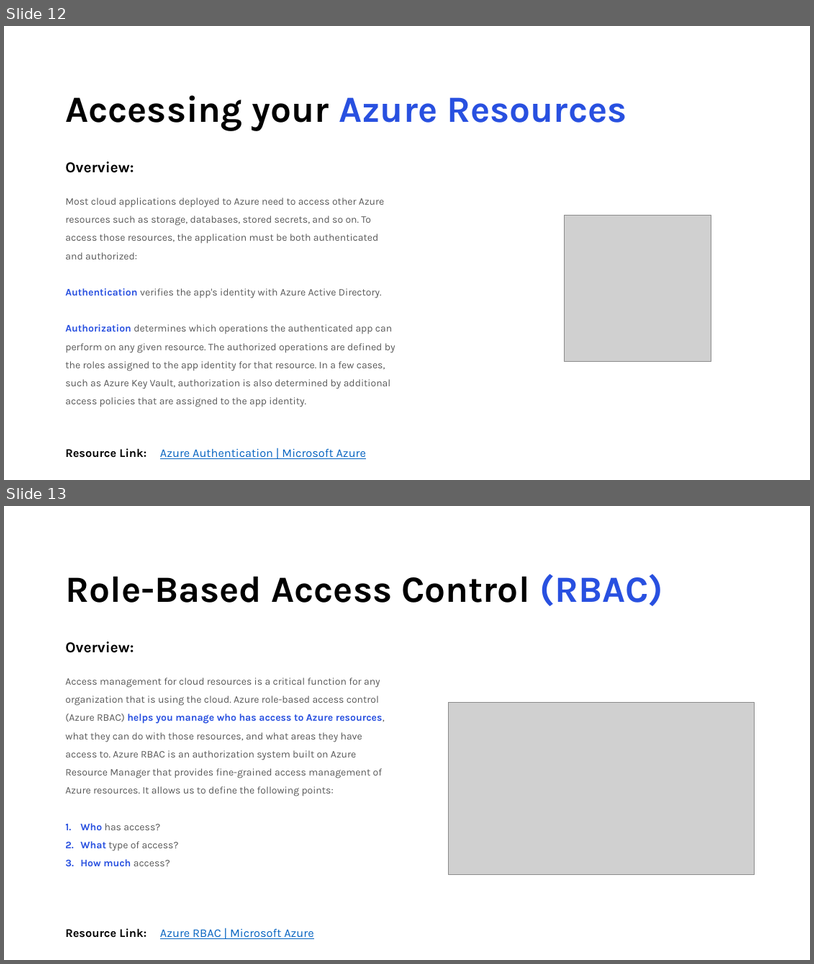
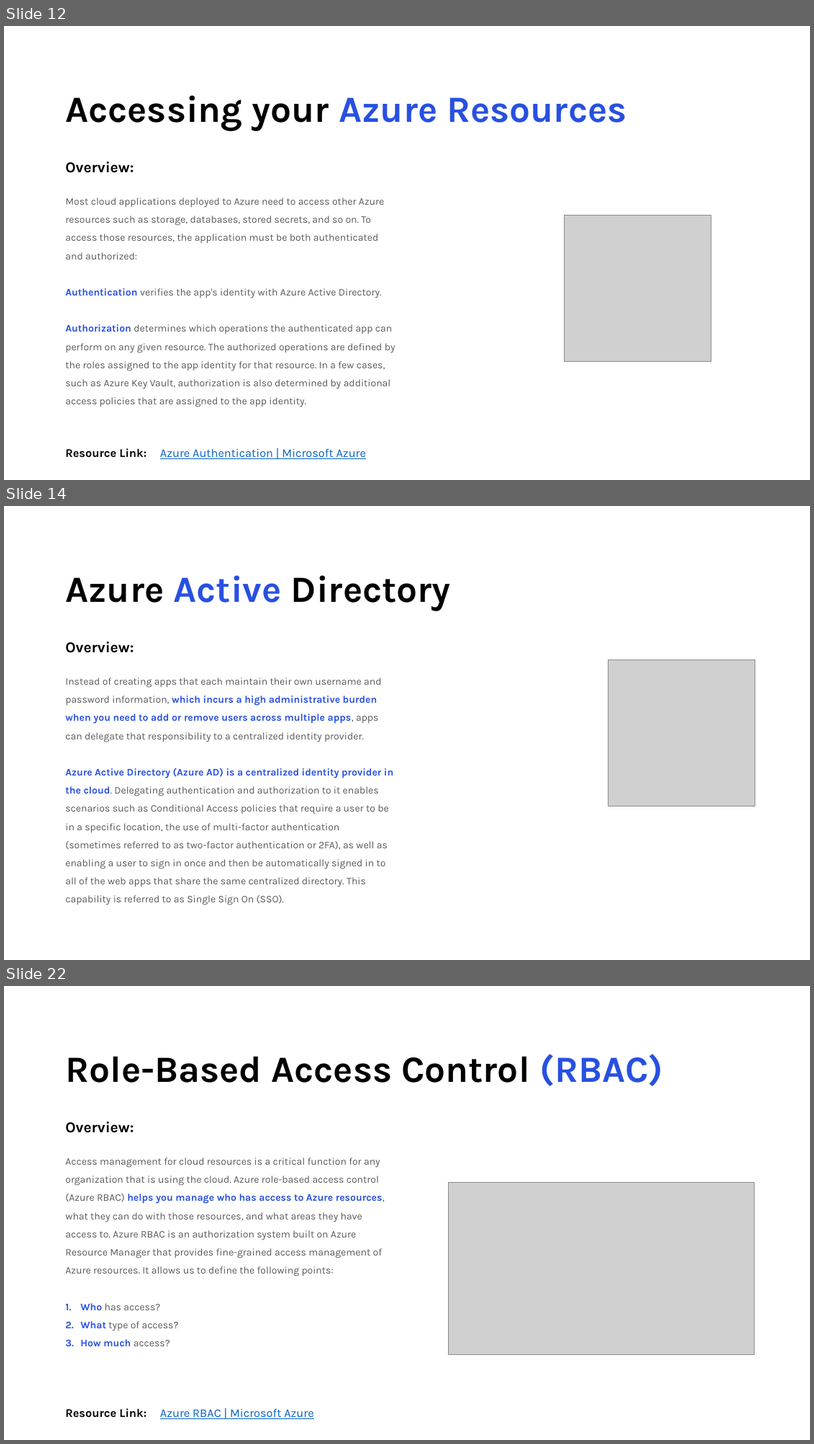
Before and after one commit to areed1192/azure-sql-data-project, a slide deck: samples/resources/Microsoft Azure.pptx. Shown one above the other, each under a label of ours: slides 12 and 13 before the commit, slides 12, 14 and 22 after it; the slides between them are not shown. The pictures are 814x964 and 814x1444 pixels, drawn with LibreOffice and Linux fonts; fonts in the diff are those of the drawing; grey boxes stand for pictures. Boxes give left, top, right and bottom in pixels: in the first picture for what was removed or moved away, otherwise in the second. Text is boxed around its words. In the diff, an @@ line names an element or a change of style, - is before the commit and + after.

```diff
--- a/samples/resources/Microsoft Azure.pptx
+++ b/samples/resources/Microsoft Azure.pptx
@@ slide 14 added at (4, 506, 810, 960), background #FFFFFF @@
@@ title added at (65, 575, 451, 611), 44 pt, text #000000, bold @@
+Azure Active Directory
@@ text added at (65, 641, 134, 653), 18 pt, text #000000, bold @@
+Overview:
@@ text added at (65, 677, 394, 905), 12 pt, text #595959 @@
+Instead of creating apps that each maintain their own username and password information, which incurs a high administrative burden when you need to add or remove users across multiple apps, apps can delegate that responsibility to a centralized identity provider.
+Azure Active Directory (Azure AD) is a centralized identity provider in the cloud. Delegating authentication and authorization to it enables scenarios such as Conditional Access policies that require a user to be in a specific location, the use of multi-factor authentication (sometimes referred to as two-factor authentication or 2FA), as well as enabling a user to sign in once and then be automatically signed in to all of the web apps that share the same centralized directory. This capability is referred to as Single Sign On (SSO).
@@ picture added at (609, 659, 756, 806) @@
@@ what was slide 13 is now slide 22 @@
```
Also in this commit, not shown: 1 slide changed, 12 other slides added, 7 other files.
